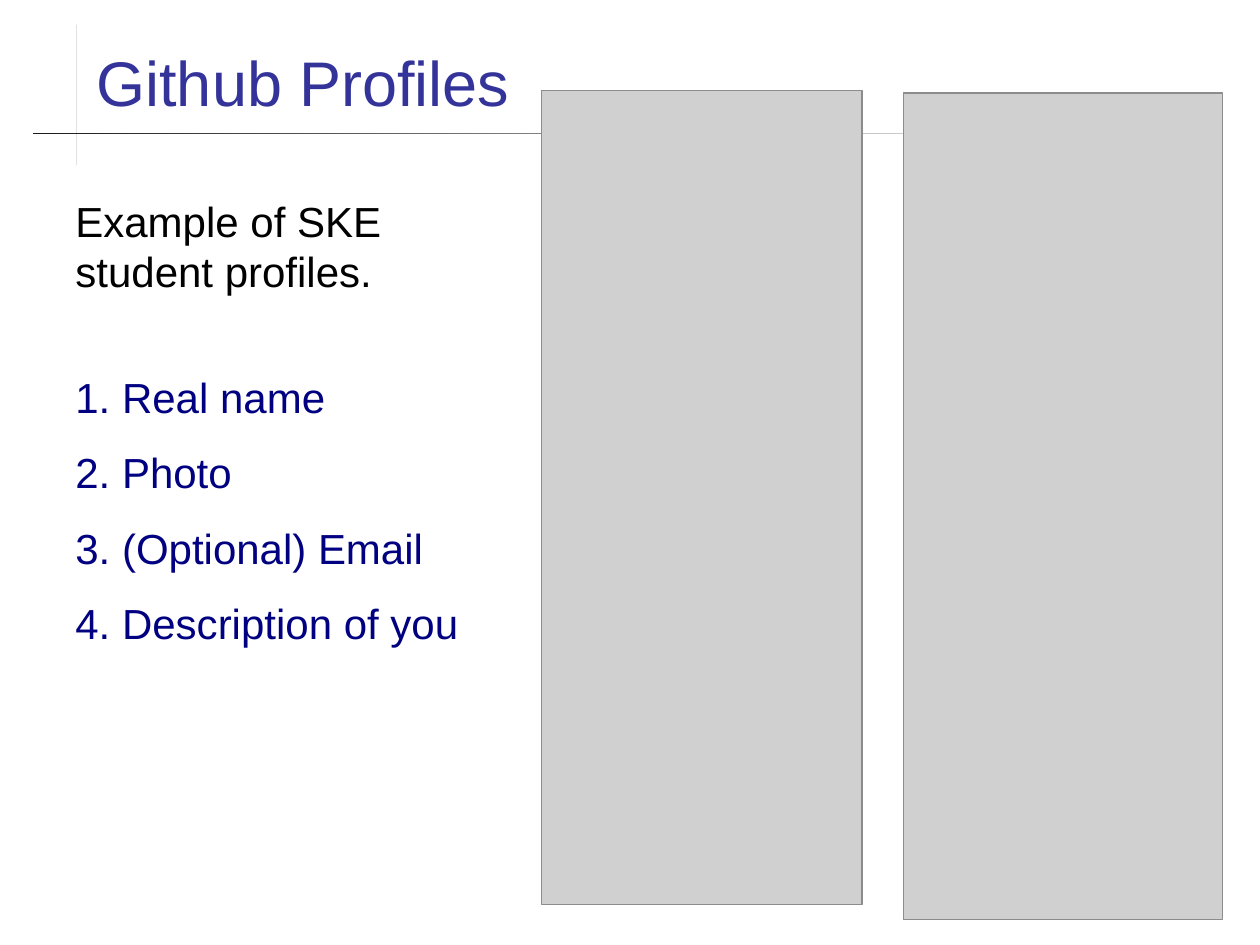
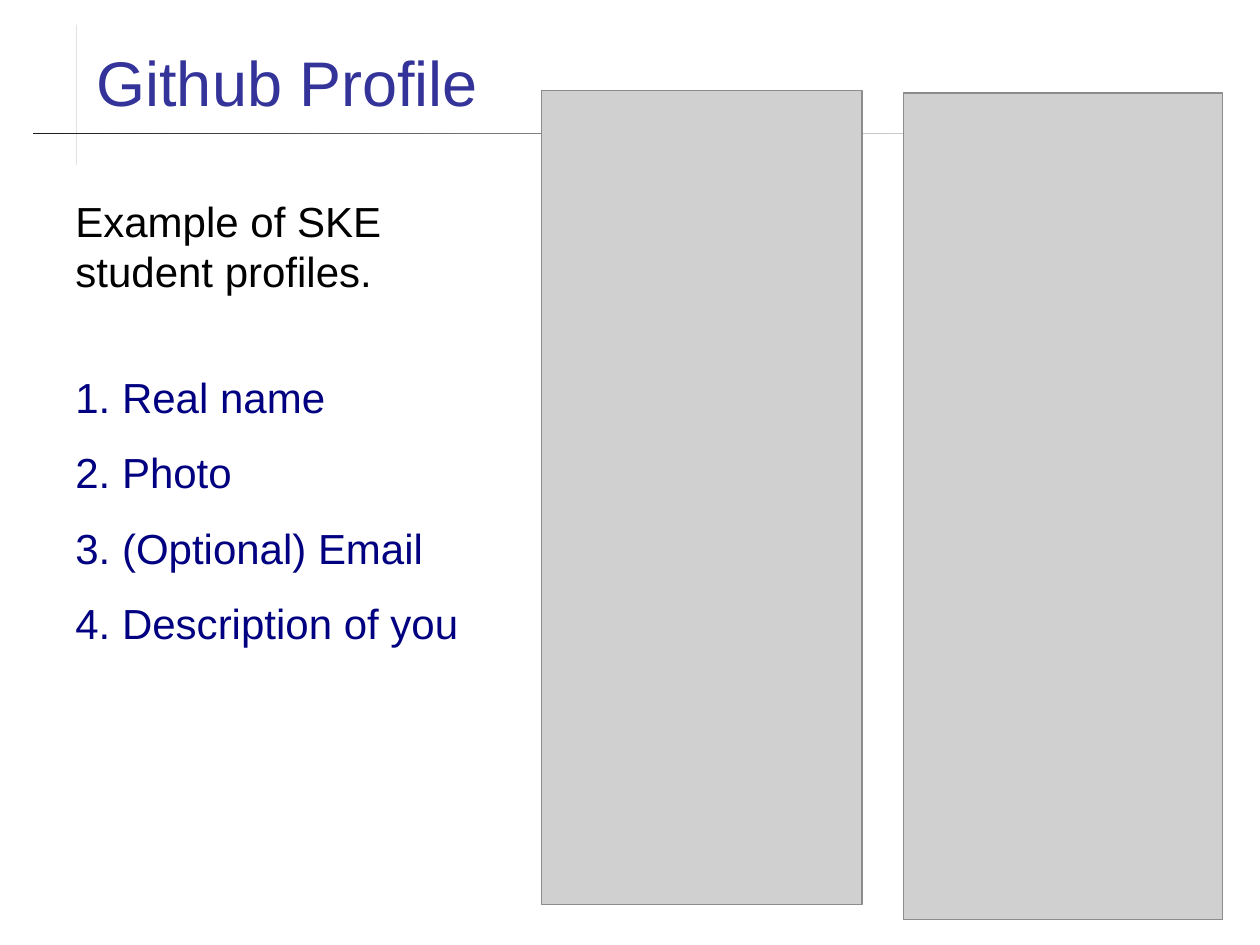
Before and after one commit to skeoop/skeoop.github.io, a slide deck: slide 4 of git/Using-Github.ppt. Drawn at 1260x945 pixels with LibreOffice and Linux fonts; fonts in the diff are those of the drawing; grey boxes stand for pictures. Boxes give left, top, right and bottom in pixels: in the first picture for what was removed or moved away, otherwise in the second. Text is boxed around its words. In the diff, an @@ line names an element or a change of style, - is before the commit and + after.

```diff
--- a/git/Using-Github.ppt
+++ b/git/Using-Github.ppt
@@ title at [97,60,478,107]: text changed @@
-Github Profiles
+Github Profile
```
Also in this commit, not shown: 12 other slides changed, 2 slides added, 12 other files.
